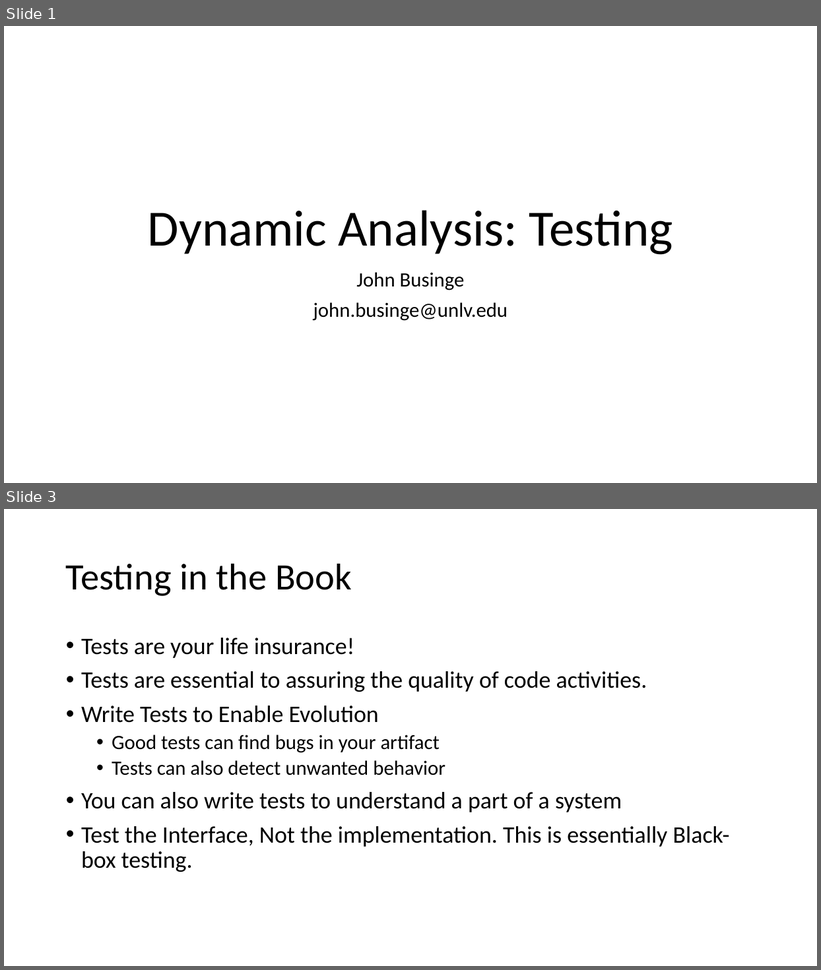
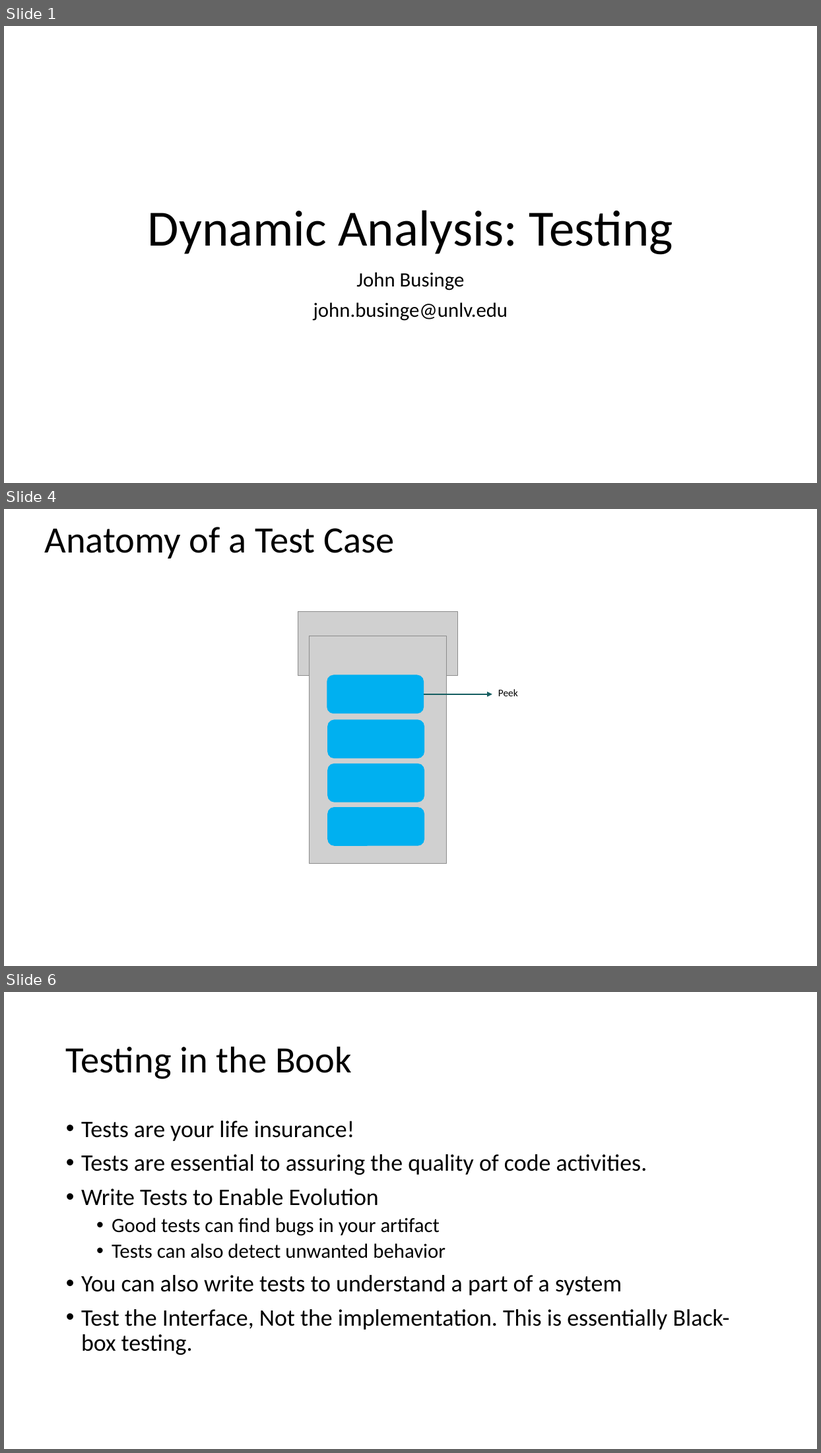
Before and after one commit to johnxu21/johnxu21.github.io, a slide deck: teaching/CS472-Spring2023/Timetable/Testing.pptx. Shown one above the other, each under a label of ours: slides 1 and 3 before the commit, slides 1, 4 and 6 after it; the slides between them are not shown. The pictures are 821x970 and 821x1453 pixels, drawn with LibreOffice and Linux fonts; fonts in the diff are those of the drawing; grey boxes stand for pictures. Boxes give left, top, right and bottom in pixels: in the first picture for what was removed or moved away, otherwise in the second. Text is boxed around its words. In the diff, an @@ line names an element or a change of style, - is before the commit and + after.

```diff
--- a/teaching/CS472-Spring2023/Timetable/Testing.pptx
+++ b/teaching/CS472-Spring2023/Timetable/Testing.pptx
@@ slide 4 added at (4, 509, 817, 966), background #FFFFFF @@
@@ title added at (45, 527, 394, 559), 44 pt, text #000000 @@
+Anatomy of a Test Case
@@ group added at (298, 611, 518, 864): 4 rounded rectangles, 2 pictures, 1 arrow, 1 text @@
+Peek
@@ what was slide 3 is now slide 6 @@
```
Also in this commit, not shown: 1 slide changed, 13 other slides added, 1 slide removed, 3 other files.
